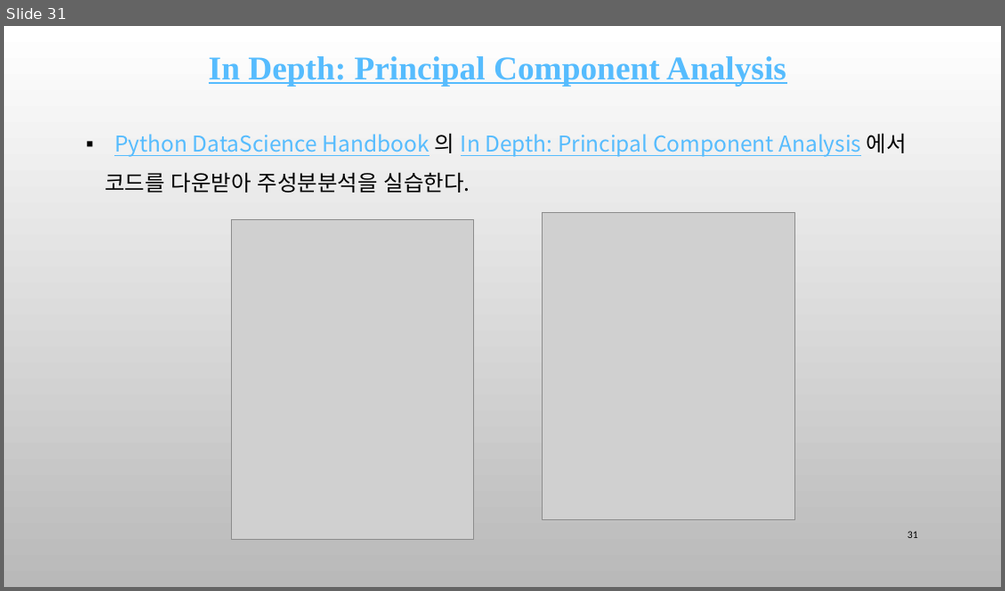
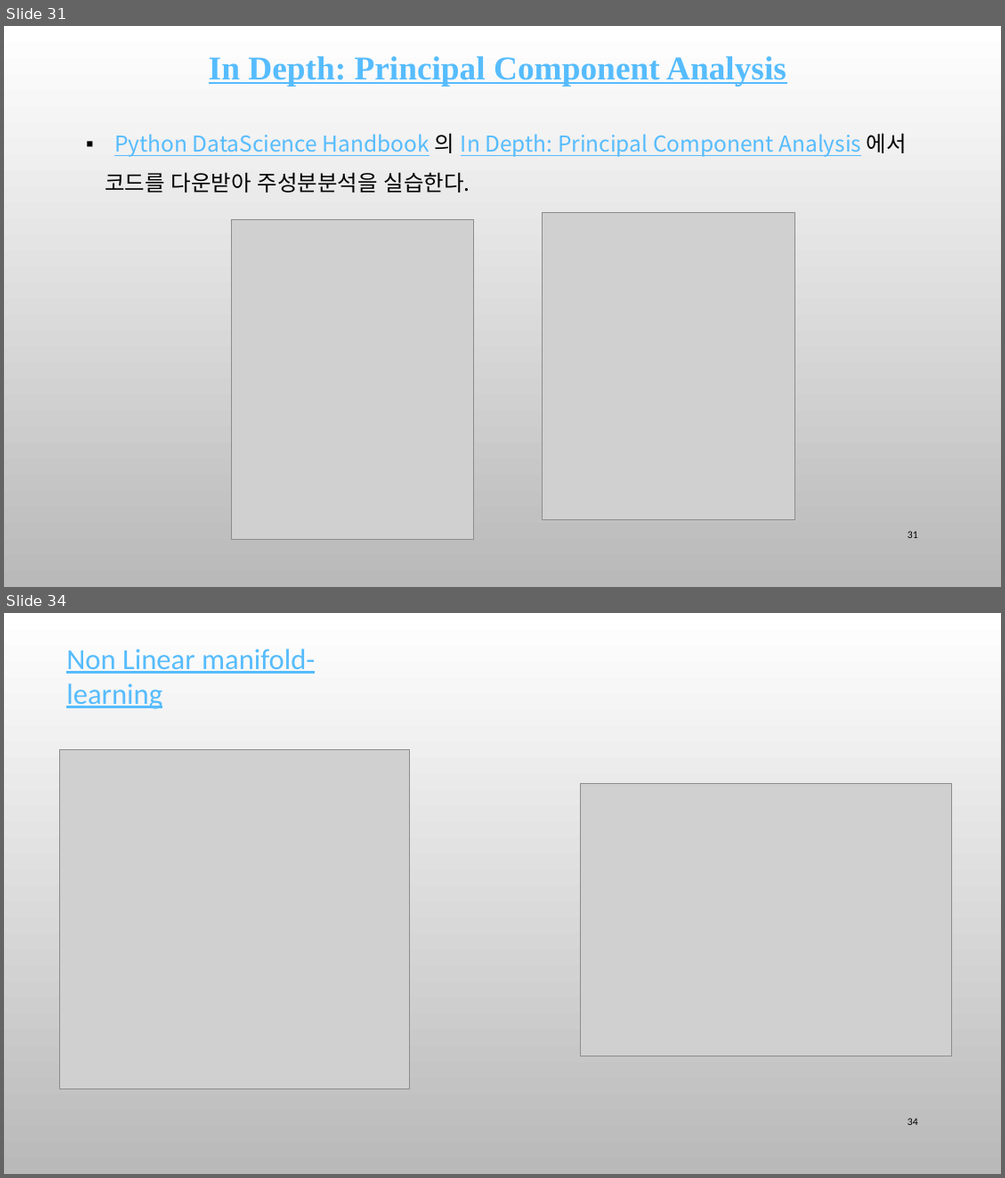
Before and after one commit to ancestor9/mathematics-for-machine-learning, a slide deck: w5_PCA_linear_transformation.pptx. Shown one above the other, each under a label of ours: slide 31 before the commit, slides 31 and 34 after it; the slides between them are not shown. The pictures are 1005x591 and 1005x1178 pixels, drawn with LibreOffice and Linux fonts; fonts in the diff are those of the drawing; grey boxes stand for pictures; background and template pictures are left out. Boxes give left, top, right and bottom in pixels: in the first picture for what was removed or moved away, otherwise in the second. Text is boxed around its words. In the diff, an @@ line names an element or a change of style, - is before the commit and + after.

```diff
--- a/w5_PCA_linear_transformation.pptx
+++ b/w5_PCA_linear_transformation.pptx
@@ slide 34 added at (x1=4, y1=613, x2=1001, y2=1174), background picture (left out) @@
@@ text added at (x1=66, y1=649, x2=315, y2=709), 28 pt, text #56BCFE, underline @@
+Non Linear manifold-learning
@@ picture added at (x1=59, y1=750, x2=410, y2=1089) @@
@@ picture added at (x1=581, y1=784, x2=952, y2=1055) @@
@@ page number added at (x1=907, y1=1118, x2=918, y2=1125), 10 pt, text #000000 @@
+34
```
Also in this commit, not shown: 4 other slides added.
